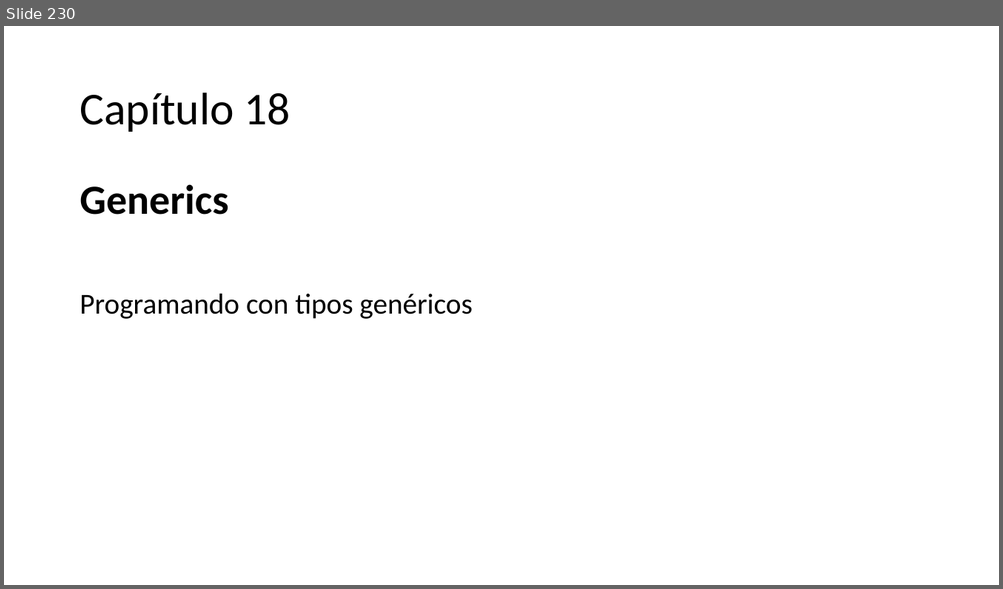
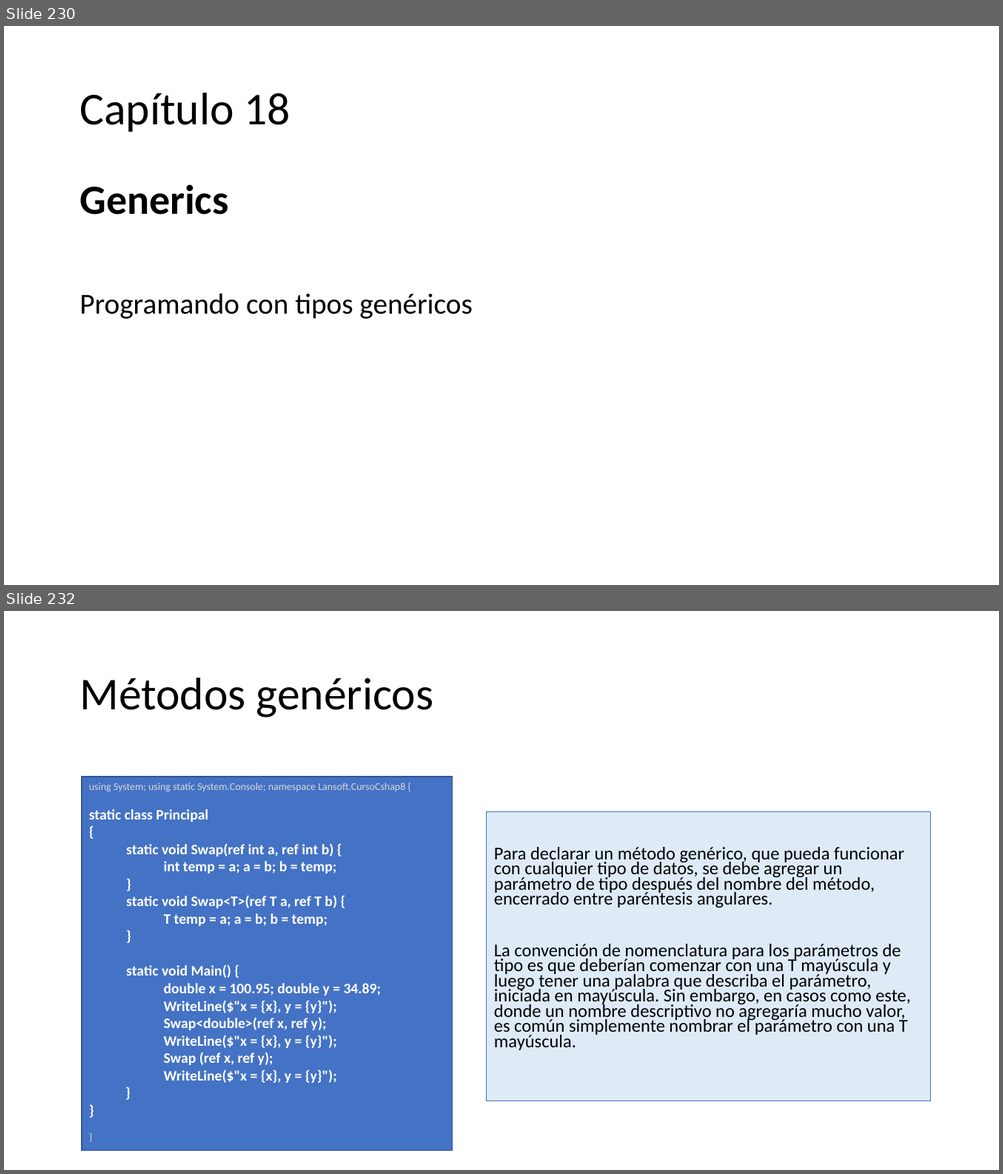
Before and after one commit to AlbertOsinaga/CursoCSharp__8, a slide deck: CSharpQuickReferencia.pptx. Shown one above the other, each under a label of ours: slide 230 before the commit, slides 230 and 232 after it; the slides between them are not shown. The pictures are 1003x589 and 1003x1174 pixels, drawn with LibreOffice and Linux fonts; fonts in the diff are those of the drawing. Boxes give left, top, right and bottom in pixels: in the first picture for what was removed or moved away, otherwise in the second. Text is boxed around its words. In the diff, an @@ line names an element or a change of style, - is before the commit and + after.

```diff
--- a/CSharpQuickReferencia.pptx
+++ b/CSharpQuickReferencia.pptx
@@ slide 232 added at (4,611,999,1170), background #FFFFFF @@
@@ title added at (79,678,434,718), 44 pt, text #000000 @@
+Métodos genéricos
@@ rectangle added at (82,777,452,1151), fill #4472C4, outline #325491 1 pt, 14 pt, text #FFFFFF, bold @@
+using System; using static System.Console; namespace Lansoft.CursoCshap8 {
+static class Principal
+{
+  static void Swap(ref int a, ref int b) {
+    int temp = a; a = b; b = temp;
+  }
+  static void Swap<T>(ref T a, ref T b) {
+    T temp = a; a = b; b = temp;
+  }
+  static void Main() {
+    double x = 100.95; double y = 34.89;
+    WriteLine($"x = {x}, y = {y}");
+    Swap<double>(ref x, ref y);
+    WriteLine($"x = {x}, y = {y}");
+    Swap (ref x, ref y);
+    WriteLine($"x = {x}, y = {y}");
+    }
+}
+}
@@ text added at (486,812,930,1101), fill #DEEBF7, outline #4472C4 0.75 pt, 17.5 pt, text #000000 @@
+Para declarar un método genérico, que pueda funcionar con cualquier tipo de datos, se debe agregar un parámetro de tipo después del nombre del método, encerrado entre paréntesis angulares.
+La convención de nomenclatura para los parámetros de tipo es que deberían comenzar con una T mayúscula y luego tener una palabra que describa el parámetro, iniciada en mayúscula. Sin embargo, en casos como este, donde un nombre descriptivo no agregaría mucho valor, es común simplemente nombrar el parámetro con una T mayúscula.
```
Also in this commit, not shown: 14 other slides added, 1 other file.
